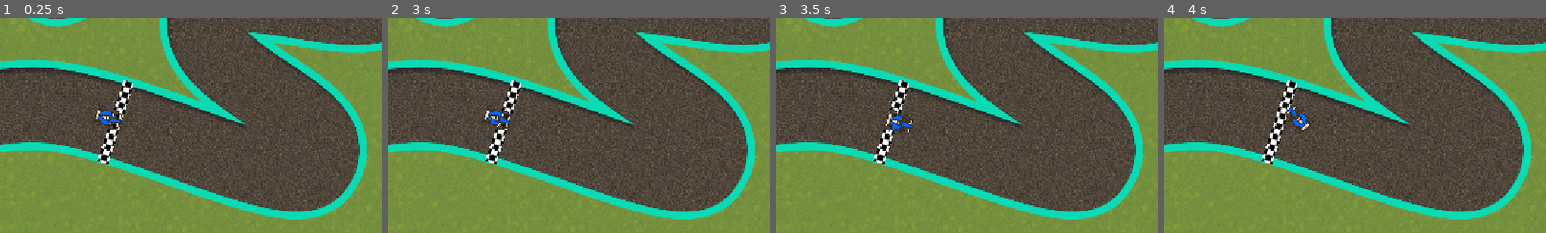
Above: before the commit, frames 1-4 (left to right).
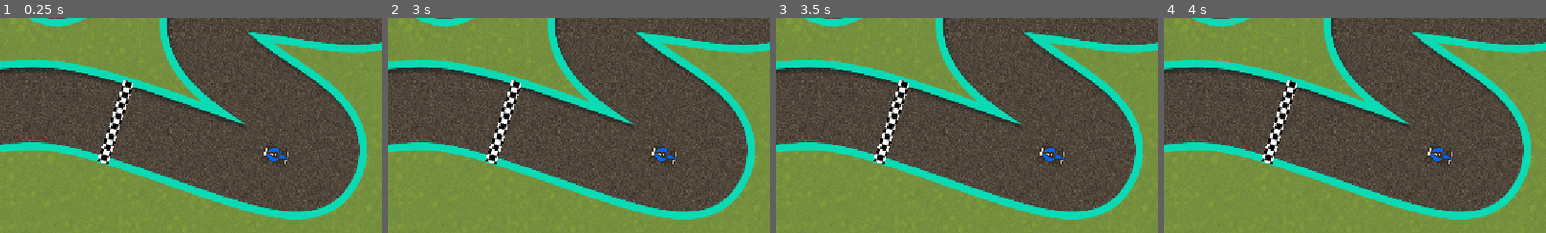
Above: after the commit, the same moments.

Repository: Trybo-1/KAN-neural-network-using-particle-swarm-optimization
Game: Godot game, scene res://scenes/main.tscn
Two runs of this game, one before a commit and one after it. Both use one fixed random seed, a clock stepped at 60 frames per second and the inputs below.
Inputs:
- Up to frame 1 (0.25 s): no input
- Up to frame 2 (3 s): tap Enter at 0.5, 2 s; hold D (steer_right) 0.53-1.28 s; tap Space at 1.25, 2.75 s; hold A (steer_left) 1.28-2.03 s; hold D (steer_right) 2.03-2.78 s; hold W (accelerate) from 2.78 s (still down)
- Up to frame 3 (3.5 s): keep holding W (accelerate)
- Up to frame 4 (4 s): release W (accelerate) at 3.53 s; hold A (steer_left) from 3.53 s (still down)
The pictures show only the part of the screen within x 36-86%, y 50-100%; the shares and areas given below are measured in that part.

The runs differ from the first frame. In frame 1, 0.8% of the frame differs, in the area x 24-76%, y 41-70%; in frame 2, 0.8%; in frame 3, 0.8%; in frame 4, 0.7%.

Commit message:
Established bidirectional communication between kan and game

Diff:
--- a/car-drifting-simulator/scenes/Car/car.gd
+++ b/car-drifting-simulator/scenes/Car/car.gd
@@ -5,11 +5,11 @@
 var car_number: int = 0
 var car_name: String = "car"
 
-var throttle = 0.0
+var throttle : float = 0.0
 var velocity = 0.0
 @export var max_speed = 380
 
-var steer = 4
+var steer: float = 4
 var steer_strength = 6
 var min_steer_factor = 0.5
 
@@ -22,6 +22,9 @@
 var checkpoints_passed: Array[int] = []
 
 var lap_time: float = 0.0
+
+var training_paused : bool = true
+signal physics_step_completed
 
 @onready var ray_cast_2d1: RayCast2D = $RayCast2D1
 @onready var ray_cast_2d_4: RayCast2D = $RayCast2D4
@@ -39,21 +42,27 @@
 
 func _process(delta: float) -> void:
 	lap_time += delta
-	throttle = Input.get_action_strength("accelerate")
-	steer = Input.get_axis("steer_left","steer_right")
+	#throttle = Input.is_action_pressed("accelerate")
+	#steer = Input.get_axis("steer_left","steer_right")
 
 
 func _physics_process(delta: float) -> void:
+	if training_paused:
+		return
+
+	training_paused = true
 	apply_throttle(delta)
 	apply_rotation(delta)
 	position += transform.x * velocity * delta
+
+	physics_step_completed.emit()
 
 
 func apply_throttle(delta: float) -> void:
 	if throttle > 0.0:
 		velocity += delta * 100.0
 	else:
-		velocity -= delta * 150.0
+		velocity -= delta * 150.0 * 0
 	velocity = clampf(velocity,0.0,max_speed)
 
 func get_steer_factor() -> float:
@@ -95,7 +104,7 @@
 		if ray.is_colliding():
 			output.append(global_position.distance_to(ray.get_collision_point()))
 		else :
-			output.append(0.0)
+			output.append(9999.0)
 	return output
 
 func get_car_info_for_kan() -> Array[float]:
@@ -103,3 +112,8 @@
 	output.append(velocity)
 	output.append_array(get_distances())
 	return output
+
+func set_steering(steering):
+	steer = steering
+func set_throttle(throttle):
+	self.throttle = throttle
--- a/car-drifting-simulator/scenes/Track/track.tscn
+++ b/car-drifting-simulator/scenes/Track/track.tscn
@@ -80,7 +80,7 @@
 [node name="car holder" type="Node" parent="." unique_id=397771818]
 
 [node name="car" parent="car holder" unique_id=1158992222 instance=ExtResource("2_t1qki")]
-position = Vector2(574, 475)
+position = Vector2(827, 531)
 rotation = 0.3109983
 collision_mask = 0
 
--- a/car-drifting-simulator/scenes/socket.gd
+++ b/car-drifting-simulator/scenes/socket.gd
@@ -1,11 +1,20 @@
 extends Node
 
 var socket := WebSocketPeer.new()
+
 var connected := false
 var hello_sent := false
+var python_ready := false
 
+var waiting_for_action := false
+var current_step := 0
+var current_action := { "throttle": 1.0, "steering": -0.57623024322664 }
+
+@onready var car: Car = get_parent().get_node("Track/car holder/car")
 
 func _ready():
+	car.physics_step_completed.connect(_on_physics_step_completed)
+	python_ready = false
 	var error := socket.connect_to_url("ws://127.0.0.1:5000")
 
 	if error != OK:
@@ -42,7 +51,31 @@
 
 		if connected:
 			connected = false
+			python_ready = false
+			hello_sent = false
+			waiting_for_action = false
+
 			print("Disconnected from Python")
+
+
+func _physics_process(_delta):
+	# Do not advance the simulation while waiting for Python.
+	if waiting_for_action:
+		return
+
+	# Python must complete the handshake first.
+	if not python_ready:
+		return
+
+	# Apply the action received from Python.
+	apply_action(current_action.get("throttle"), current_action.get("steering"))
+
+	# Advance the game by exactly one physics step.
+	advance_simulation()
+
+	# Collect the new car state and send it to Python.
+	current_step += 1
+	send_state()
 
 
 func send_hello():
@@ -53,14 +86,74 @@
 	socket.send_text(JSON.stringify(message))
 
 
+func send_state():
+	var car_state := car.get_car_info_for_kan()
+	var message := {
+		"type": "state",
+		"step": current_step,
+		"state": car_state
+	}
+	socket.send_text(JSON.stringify(message))
+
+	waiting_for_action = true
+
+	print("Sent state: ", current_step)
+	print("Car state: ", car_state)
+
+
 func handle_message(message: String):
 	var data = JSON.parse_string(message)
 
 	if data == null:
 		print("Invalid JSON received")
 		return
+	if data != null:
+		print(data)
 
-	print("Received:", data)
+	print("Received: ", data)
 
-	if data.get("type") == "ready":
+	var message_type = data.get("type")
+
+	if message_type == "ready":
+		python_ready = true
 		print("Python is ready!")
+
+	elif message_type == "action":
+		handle_action(data)
+
+
+func handle_action(data):
+	var received_step = data.get("step")
+
+	# Ignore actions belonging to an old/different simulation step.
+	if received_step != current_step:
+		print(
+			"Step error. Expected ",
+			current_step,
+			" but received ",
+			received_step
+		)
+		return
+
+	current_action = data.get("action", {})
+
+	waiting_for_action = false
+
+	print("Action received for step ", current_step)
+	print("Action: ", current_action)
+
+
+func apply_action(throttle, steering):
+	# This will eventually send the action to the Car node.
+	car.set_steering(steering)
+	car.set_throttle(throttle)
+
+
+
+func advance_simulation():
+	car.training_paused = false
+
+
+func _on_physics_step_completed():
+	current_step += 1
+	send_state()
Not shown, added: car-drifting-simulator/scenes/main.tscn3310676879.tmp
Not shown, added: car-drifting-simulator/scenes/main.tscn3317326623.tmp
Not shown, changed: main.py
Not shown, added: server.py
Not shown, removed: visualization/server.py
